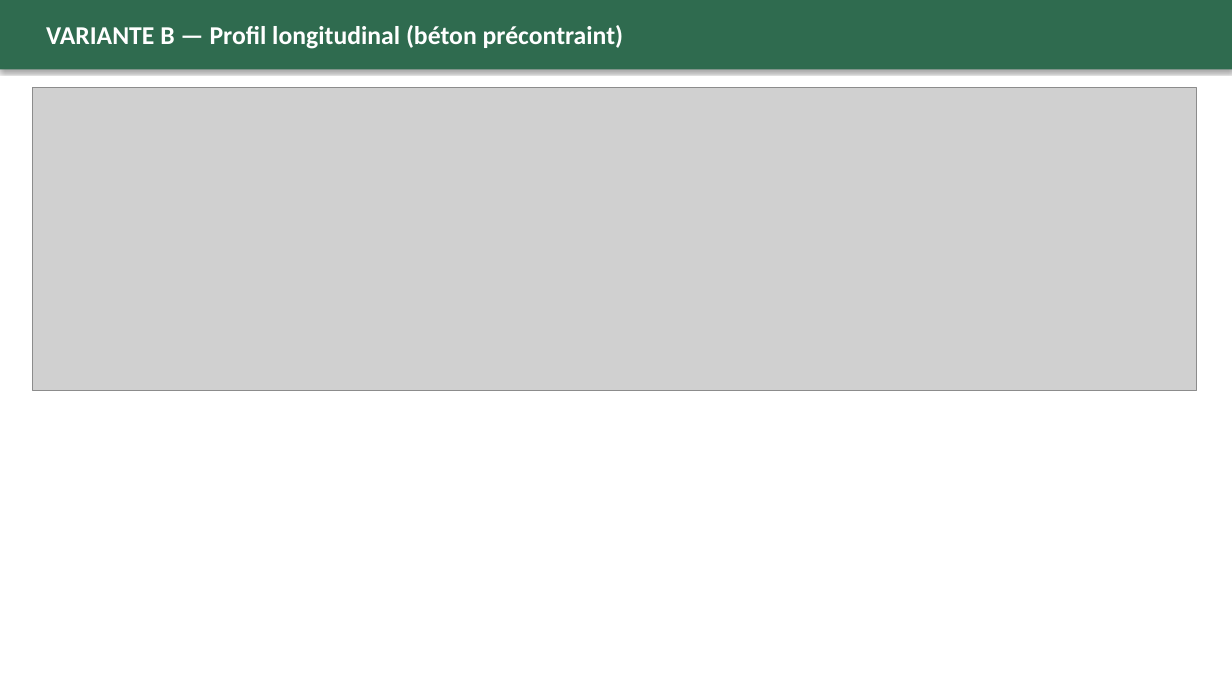
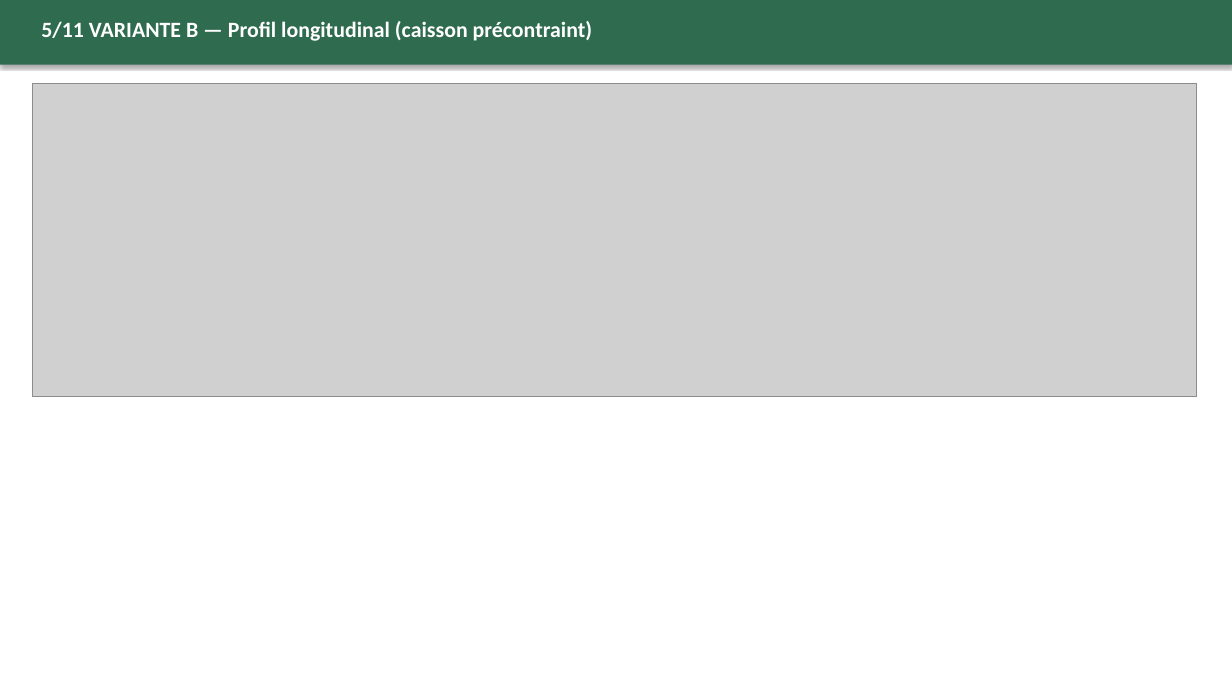
Before and after one commit to Mamady10/konadata-pwa, a slide deck: slide 5 of exports/Conceptions_Architecturales_Variantes_Pont.pptx (slide 6 before the commit). Drawn at 1232x693 pixels with LibreOffice and Linux fonts; fonts in the diff are those of the drawing; grey boxes stand for pictures. Boxes give left, top, right and bottom in pixels: in the first picture for what was removed or moved away, otherwise in the second. Text is boxed around its words. In the diff, an @@ line names an element or a change of style, - is before the commit and + after.

```diff
--- a/exports/Conceptions_Architecturales_Variantes_Pont.pptx
+++ b/exports/Conceptions_Architecturales_Variantes_Pont.pptx
@@ rectangle: place and size @@
-rectangle at [0, 0, 1232, 69]
+rectangle at [0, 0, 1232, 65]
@@ text at [41, 21, 592, 41]: text changed; size 20 to 17 pt @@
-VARIANTE B — Profil longitudinal (béton précontraint)
+5/11 VARIANTE B — Profil longitudinal (caisson précontraint)
@@ picture: place and size @@
-picture at [32, 88, 1197, 391]
+picture at [32, 83, 1197, 396]
```
Also in this commit, not shown: 9 other slides changed, 1 slide added, 3 slides removed, 8 other files.
